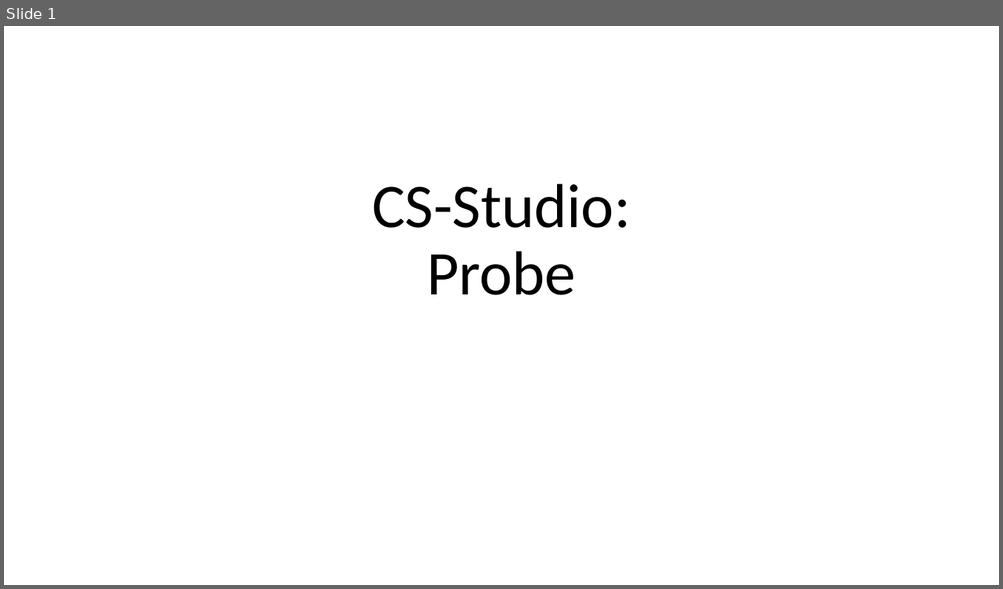
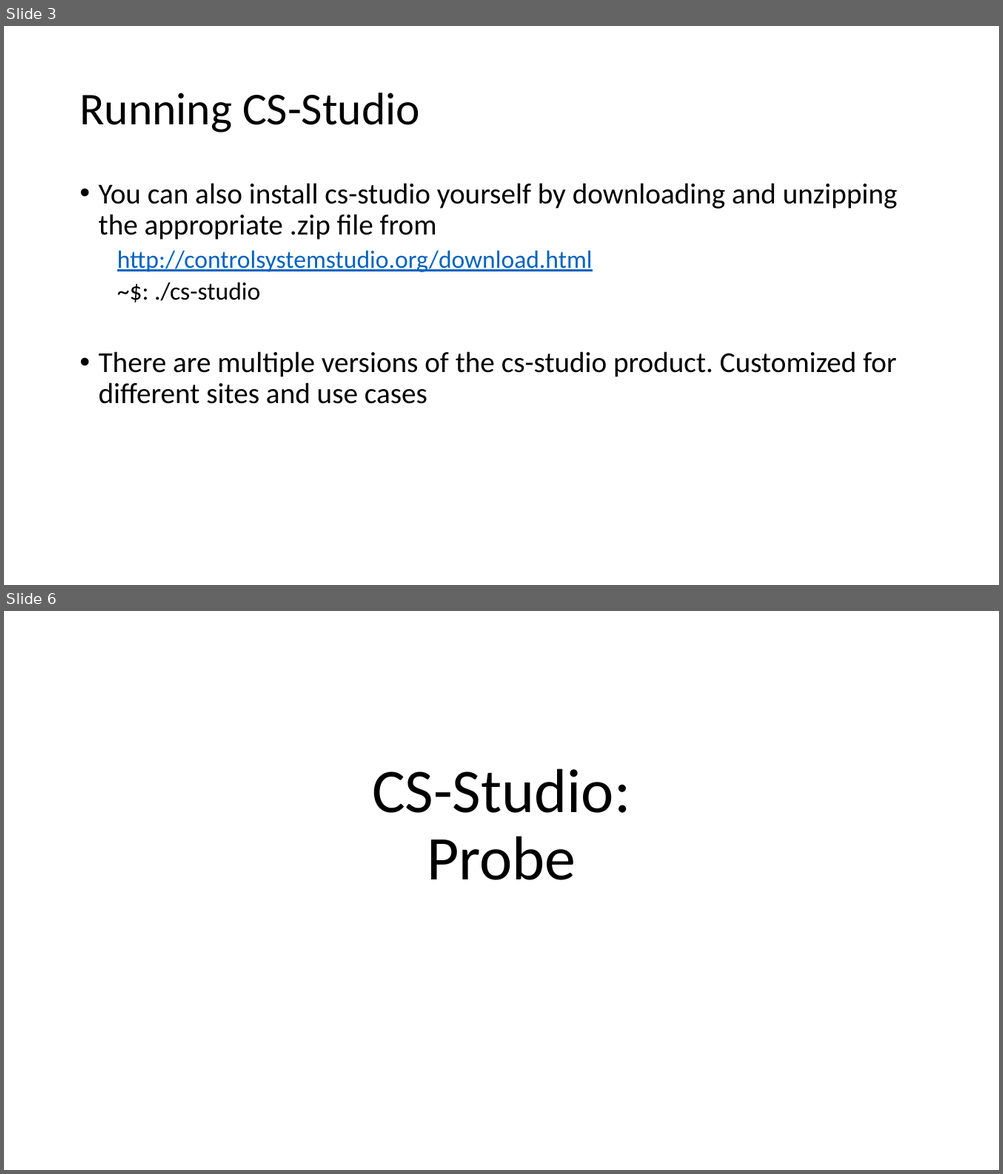
Before and after one commit to shroffk/cs-studio-training, a slide deck: presentations/1 CS-Studio - Probe.pptx. Shown one above the other, each under a label of ours: slide 1 before the commit, slides 3 and 6 after it; the slides between them are not shown. The pictures are 1003x589 and 1003x1174 pixels, drawn with LibreOffice and Linux fonts; fonts in the diff are those of the drawing. Boxes give left, top, right and bottom in pixels: in the first picture for what was removed or moved away, otherwise in the second. Text is boxed around its words. In the diff, an @@ line names an element or a change of style, - is before the commit and + after.

```diff
--- a/presentations/1 CS-Studio - Probe.pptx
+++ b/presentations/1 CS-Studio - Probe.pptx
@@ slide 3 added at bbox=[4, 26, 999, 585], background #FFFFFF @@
@@ title added at bbox=[79, 93, 420, 133], 44 pt, text #000000 @@
+Running CS-Studio
@@ text added at bbox=[99, 183, 897, 404], 28 pt, text #000000 @@
+• You can also install cs-studio yourself by downloading and unzipping the appropriate .zip file from
+  http://controlsystemstudio.org/download.html
+  ~$: ./cs-studio
+• There are multiple versions of the cs-studio product. Customized for different sites and use cases
@@ what was slide 1 is now slide 6 @@
```
Also in this commit, not shown: 1 slide changed, 10 other slides added, 24 other files.
